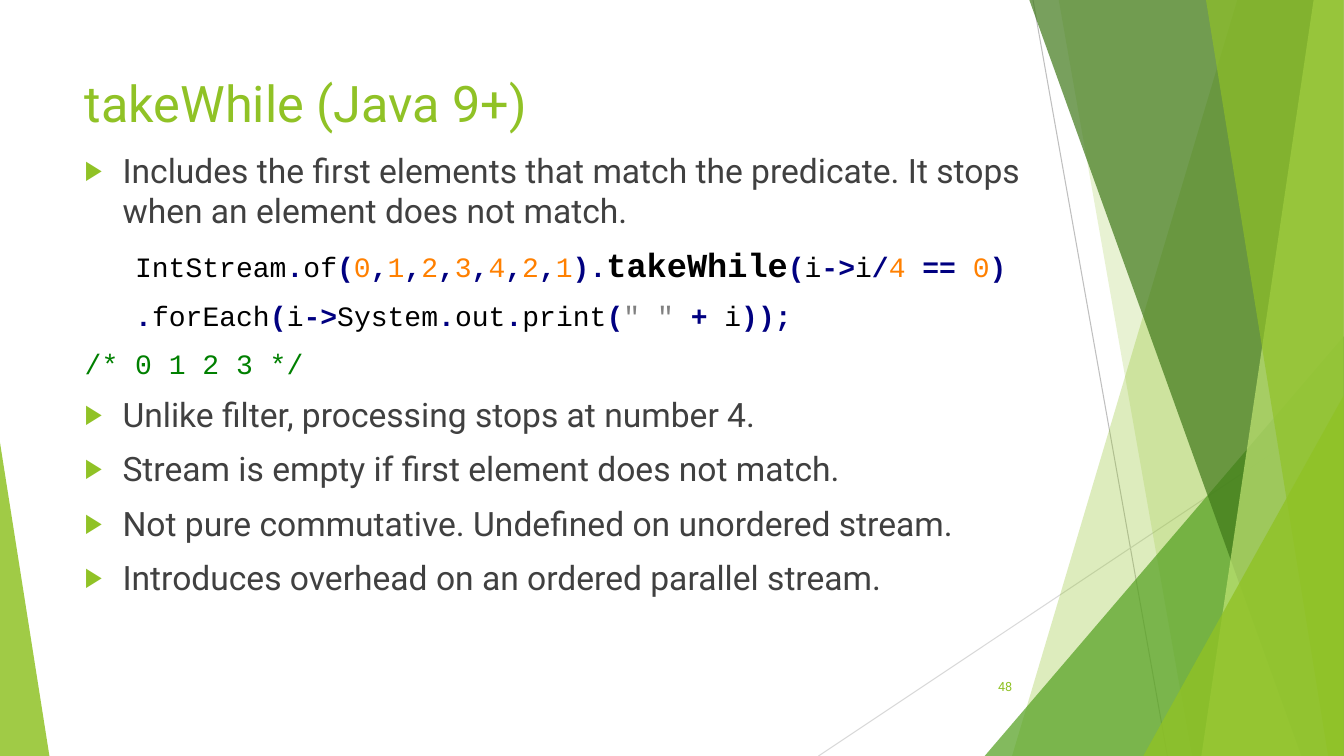
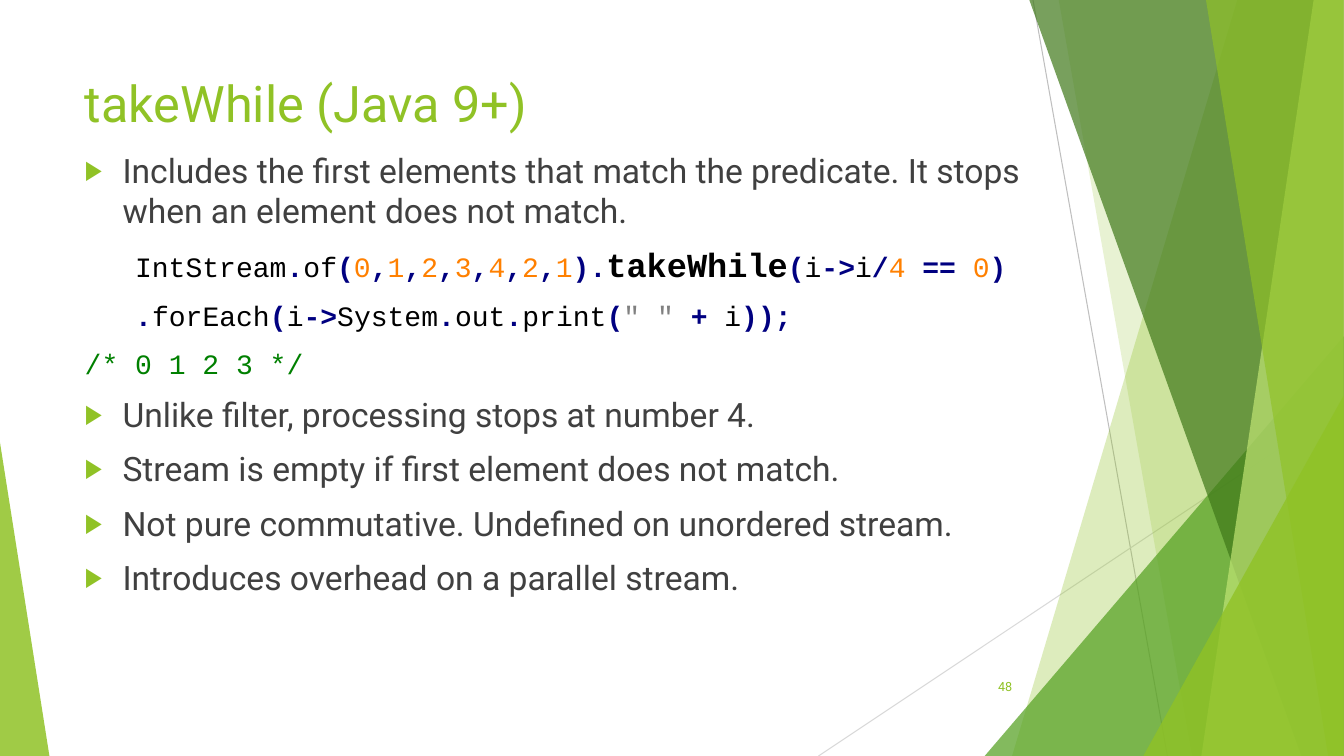
Before and after one commit to RichardRoda/2017-CodePaLOUsa-Lambda, a slide deck: slide 48 of Learning to Love the Lambda in the Stream.pptx. Drawn at 1344x756 pixels with LibreOffice and Linux fonts; fonts in the diff are those of the drawing. Boxes give left, top, right and bottom in pixels: in the first picture for what was removed or moved away, otherwise in the second. Text is boxed around its words. In the diff, an @@ line names an element or a change of style, - is before the commit and + after.

```diff
--- a/Learning to Love the Lambda in the Stream.pptx
+++ b/Learning to Love the Lambda in the Stream.pptx
@@ text at [123,565,739,597]: text changed @@
-▶ Introduces overhead on an ordered parallel stream.
+▶ Introduces overhead on a parallel stream.
```
Also in this commit, not shown: 4 other slides changed.
